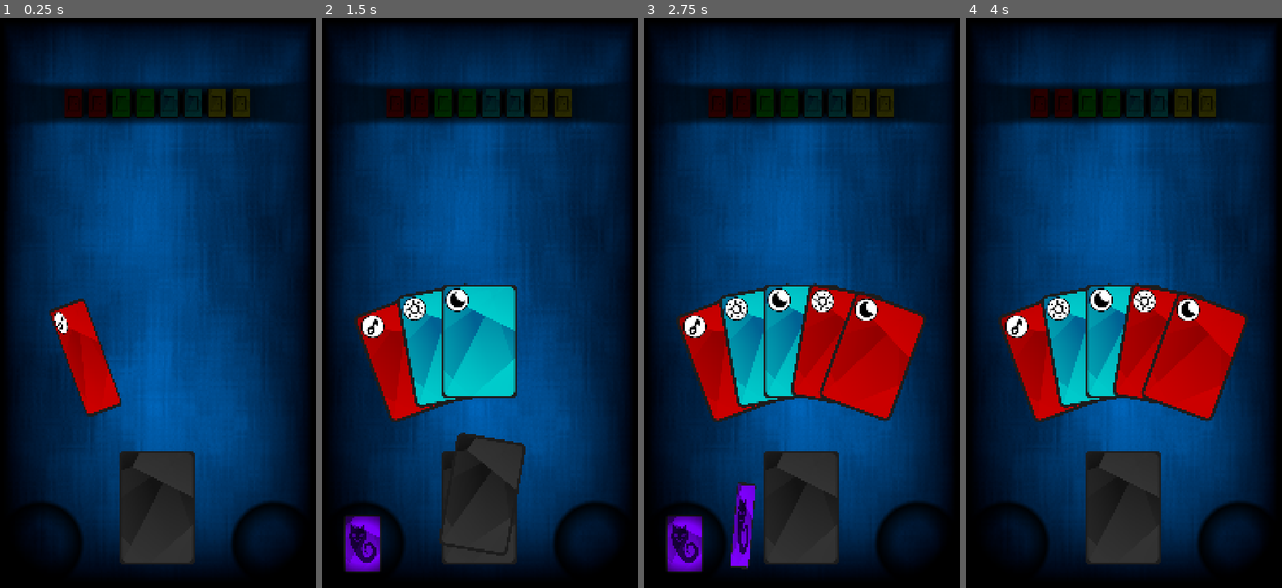
Above: before the commit, frames 1-4 (left to right).
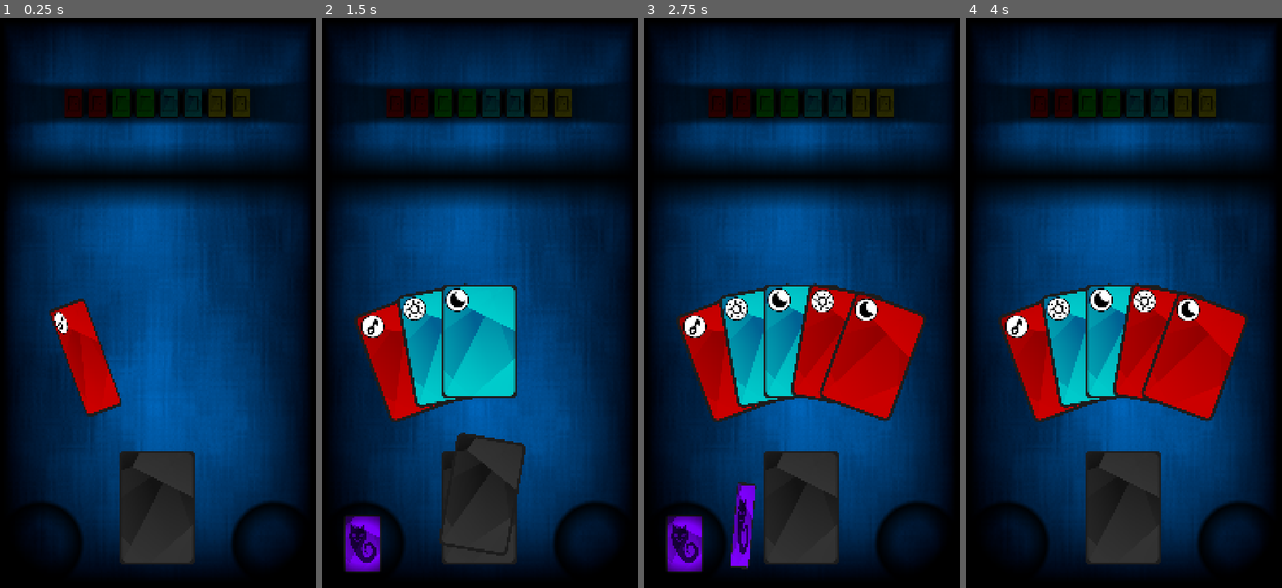
Above: after the commit, the same moments.

Repository: marcopar/Onirica
Game: Godot game, scene res://scenes/main/main.tscn
Two runs of this game, one before a commit and one after it. Both use one fixed random seed, a clock stepped at 60 frames per second and the inputs below.
Inputs (mouse positions are in pixels of both pictures, inside the frame that each line leads up to):
- Up to frame 1 (0.25 s): no input
- Up to frame 2 (1.5 s): drag from (480, 508) to (480, 177) at 0.52 s; drag from (363, 542) to (480, 508) at 1.27 s
- Up to frame 3 (2.75 s): move the mouse to (729, 360) at 2.02 s; click (729, 360) at 2.17 s
- Up to frame 4 (4 s): drag from (1063, 525) to (1240, 542) at 2.77 s; drag from (1133, 496) to (1007, 542) at 3.52 s

The runs differ from the first frame. In frame 1, 8.0% of the frame differs, in the area x 3-98%, y 22-33%; in frame 2, 8.0%; in frame 3, 8.0%; in frame 4, 8.0%.

Commit message:
Godot 4.4, better shades for nightmare buttons and labyrinth

Diff:
--- a/project/project.godot
+++ b/project/project.godot
@@ -12,7 +12,7 @@
 
 config/name="Onirica"
 run/main_scene="res://scenes/main/main.tscn"
-config/features=PackedStringArray("4.3", "Mobile")
+config/features=PackedStringArray("4.4", "Mobile")
 config/icon="res://icon.svg"
 
 [autoload]
--- a/project/scenes/labyrinth/labyrinth.tscn
+++ b/project/scenes/labyrinth/labyrinth.tscn
@@ -1,7 +1,6 @@
-[gd_scene load_steps=8 format=3 uid="uid://cau3cr0g51h8p"]
+[gd_scene load_steps=10 format=3 uid="uid://cau3cr0g51h8p"]
 
-[ext_resource type="Script" path="res://scenes/labyrinth/labyrinth.gd" id="1_ufj7f"]
-[ext_resource type="Gradient" uid="uid://dxyvf1s3irami" path="res://scenes/labyrinth/labyrinth_gradient.tres" id="2_k8sl5"]
+[ext_resource type="Script" uid="uid://bt2ppt5mpotk1" path="res://scenes/labyrinth/labyrinth.gd" id="1_ufj7f"]
 
 [sub_resource type="Gradient" id="Gradient_u2po4"]
 offsets = PackedFloat32Array(0, 0.539267, 1)
@@ -19,10 +18,25 @@
 [sub_resource type="CanvasItemMaterial" id="CanvasItemMaterial_72pmk"]
 blend_mode = 3
 
+[sub_resource type="Gradient" id="Gradient_gl1fh"]
+offsets = PackedFloat32Array(0.0157068, 0.0401396)
+
 [sub_resource type="GradientTexture2D" id="GradientTexture2D_dv73n"]
-gradient = ExtResource("2_k8sl5")
+gradient = SubResource("Gradient_gl1fh")
 width = 1080
 height = 230
+
+[sub_resource type="Gradient" id="Gradient_2sdyl"]
+offsets = PackedFloat32Array(0, 0.503448, 1)
+colors = PackedColorArray(0, 0, 0, 0, 0, 0, 0, 1, 0, 0, 0, 0)
+
+[sub_resource type="GradientTexture2D" id="GradientTexture2D_wwp6j"]
+gradient = SubResource("Gradient_2sdyl")
+width = 1080
+height = 230
+fill_from = Vector2(0.5, 0)
+fill_to = Vector2(0.5, 1)
+metadata/_snap_enabled = true
 
 [node name="Labyrinth" type="Area2D" groups=["labyrinth"]]
 script = ExtResource("1_ufj7f")
@@ -60,6 +74,10 @@
 position = Vector2(540, 0)
 texture = SubResource("GradientTexture2D_dv73n")
 
+[node name="Sprite2D" type="Sprite2D" parent="."]
+position = Vector2(540, 0)
+texture = SubResource("GradientTexture2D_wwp6j")
+
 [connection signal="area_entered" from="." to="." method="_on_area_entered"]
 [connection signal="area_exited" from="." to="." method="_on_area_exited"]
 [connection signal="gui_input" from="ScrollInput" to="." method="_on_fade_rect_gui_input"]
--- a/project/scenes/nightmare_panel/nightmare_button.gd
+++ b/project/scenes/nightmare_panel/nightmare_button.gd
@@ -1,12 +1,12 @@
 extends Node2D
 
-@onready var sprite_2d: Sprite2D = $Sprite2D
+@onready var icon: Sprite2D = $Icon
 
 @export var texture: Texture2D
 
 # Called when the node enters the scene tree for the first time.
 func _ready() -> void:
-	sprite_2d.texture = texture
+	icon.texture = texture
 
 
 # Called every frame. 'delta' is the elapsed time since the previous frame.
--- a/project/scenes/nightmare_panel/nightmare_button.tscn
+++ b/project/scenes/nightmare_panel/nightmare_button.tscn
@@ -17,10 +17,22 @@
 [sub_resource type="CircleShape2D" id="CircleShape2D_ljo08"]
 radius = 100.0
 
+[sub_resource type="Gradient" id="Gradient_el3ds"]
+offsets = PackedFloat32Array(0.565517, 0.674138)
+colors = PackedColorArray(1, 1, 1, 1, 0, 0, 0, 0)
+
+[sub_resource type="GradientTexture2D" id="GradientTexture2D_krnib"]
+gradient = SubResource("Gradient_el3ds")
+width = 190
+height = 190
+fill = 1
+fill_from = Vector2(0.5, 0.5)
+metadata/_snap_enabled = true
+
 [sub_resource type="CanvasItemMaterial" id="CanvasItemMaterial_e7xj5"]
 blend_mode = 3
 
-[sub_resource type="GradientTexture2D" id="GradientTexture2D_dsksi"]
+[sub_resource type="GradientTexture2D" id="GradientTexture2D_rjm8w"]
 gradient = ExtResource("3_exv8q")
 width = 200
 height = 200
@@ -29,10 +41,6 @@
 
 [node name="NightmareButton" type="Area2D"]
 script = ExtResource("1_mtt20")
-
-[node name="Sprite2D" type="Sprite2D" parent="."]
-light_mask = 0
-texture = ExtResource("2_6mgsc")
 
 [node name="Highlight" type="PointLight2D" parent="."]
 position = Vector2(0.5, 0)
@@ -46,6 +54,13 @@
 [node name="CollisionShape2D" type="CollisionShape2D" parent="."]
 shape = SubResource("CircleShape2D_ljo08")
 
-[node name="Sprite2D2" type="Sprite2D" parent="."]
+[node name="Background" type="Sprite2D" parent="."]
+texture = SubResource("GradientTexture2D_krnib")
+
+[node name="Icon" type="Sprite2D" parent="."]
+light_mask = 0
+texture = ExtResource("2_6mgsc")
+
+[node name="Shade" type="Sprite2D" parent="."]
 material = SubResource("CanvasItemMaterial_e7xj5")
-texture = SubResource("GradientTexture2D_dsksi")
+texture = SubResource("GradientTexture2D_rjm8w")
Not shown, added: project/manager/card_manager.gd.uid
Not shown, added: project/manager/constants.gd.uid
Not shown, added: project/manager/game_manager.gd.uid
Not shown, added: project/manager/signal_manager.gd.uid
Not shown, added: project/model/card_model.gd.uid
Not shown, added: project/model/deck_model.gd.uid
Not shown, added: project/scenes/card/card.gd.uid
Not shown: 1 places in project/scenes/card/card.tscn that only renumber resources
Not shown, added: project/scenes/deck/deck.gd.uid
Not shown: 1 places in project/scenes/deck/deck.tscn that only renumber resources
Not shown, added: project/scenes/discard/discard.gd.uid
Not shown: 1 places in project/scenes/discard/discard.tscn that only renumber resources
(and 9 more such lines)
